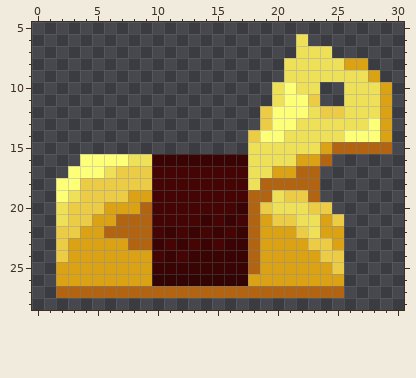
Two states of a pixel-art sprite, textures/items/gold_horse_armor.png. The picture above is the old version.
The file is 32x32 pixels. Shown: x 0..30, y 5..28.
The same view after the edit:
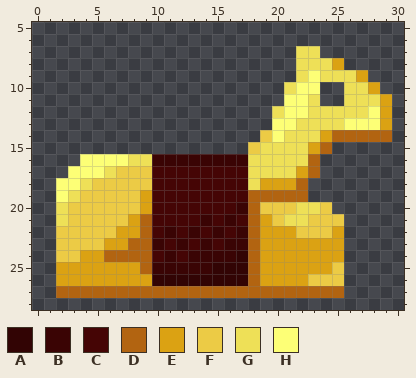
Palette (. is transparent): A #320404  B #3a0404  C #450505  D #b26411  E #dba213  F #eccb45  G #eee057  H #fdff76
Changes in this commit:
@@ x 0..30 @@
  5 ...............................
- 6 ......................G........
- 7 ......................GGG......
- 8 .....................GGGGGEE...
- 9 .....................GGGGGGGE..
-10 ....................GHGG..GGGE.
-11 ....................GHHF..GGGE.
-12 ...................FHHHGFFGGGE.
-13 ...................FHHGGGGGGHE.
-14 ..................FHHGGGGGHHHE.
-15 ..................GGGGGGEDDDDD.
-16 ....HHHHGGBBBBBBBBGGGGEED......
-17 ...HHHGFFFCCCCCCCCGGEEDD.......
-18 ..HHFFFFFFCCCCCCCCGDDDDD.......
-19 ..HGFFFFEECCCCCCCCDDGFFD.......
-20 ..GFFFEEEDCCCCCCCBDFGGGFF......
-21 ..GFFEEDDDCCCCBCBCDEFFGGEF.....
-22 ..FFEEDDDDCBCBCBCBDEEEFGEE.....
-23 ..FEEEEEDDBCBCBCBBDEEEEFFE.....
-24 ..FEEEEEEECBCBBBBBDEEEEEFF.....
-25 ..EEEEEEEEBBBBBBBBDEEEEEEF.....
-26 ..EEEEEEEEAAAAAAAAEEEEEEEE.....
+ 6 ...............................
+ 7 ......................GG.......
+ 8 ......................GGGE.....
+ 9 ......................GHGGGE...
+10 .....................GHH..GGE..
+11 .....................HHG..GGGE.
+12 ....................GHHGGGGGHE.
+13 ....................HHGGGGHHHE.
+14 ...................FHGGGEDDDDD.
+15 ..................FGGGGED......
+16 ....HHHHGGBBBBBBBBGGGGGD.......
+17 ...HHHGFFFCCCCCCCCGGGGED.......
+18 ..HHGFFFFFCCCCCCCCGEEED........
+19 ..HGFFFFFECCCCCCCCDDDDD........
+20 ..GFFFFFFECCCCCCCBDFFFGGF......
+21 ..GFFFFFEDCCCCBCBCDEFGGFFF.....
+22 ..FFFFFEEDCBCBCBCBDEEEFFFE.....
+23 ..FFFFEEDDBCBCBCBBDEEEEEEE.....
+24 ..FFEEDDDDCBCBBBBADEEEEEEE.....
+25 ..EEEEEEEDBBBBBAAADEEEEEEF.....
+26 ..EEEEEEEEAAAAAAAADEEEEFFF.....
 27 ..DDDDDDDDDDDDDDDDDDDDDDDD.....
